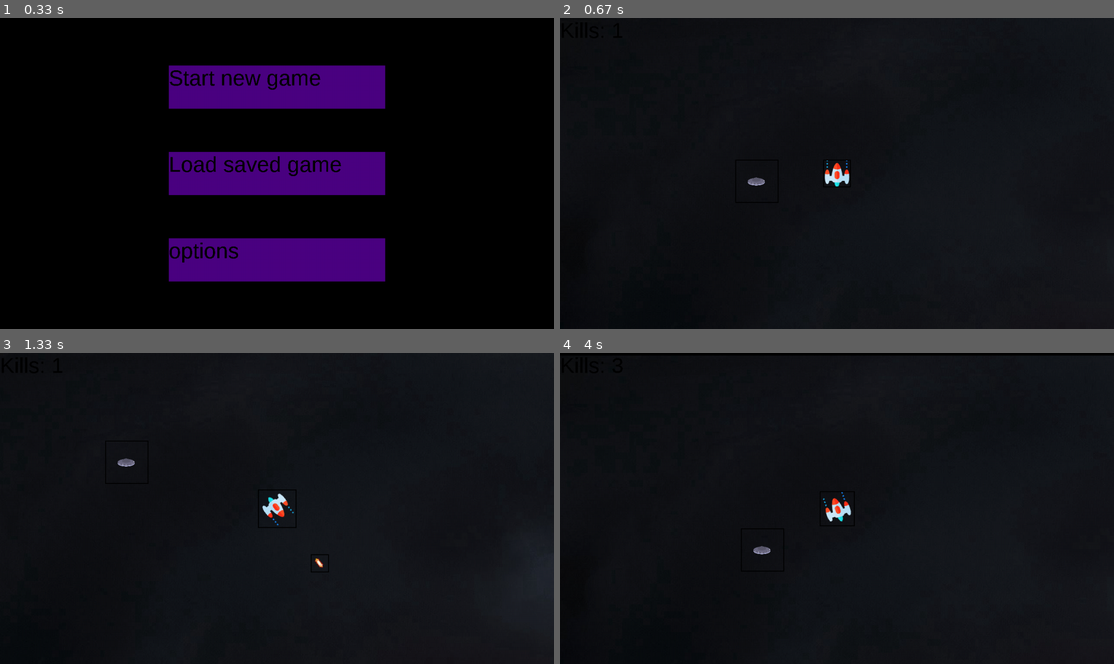
Above: before the commit, frames 1-4 (two rows, left to right).
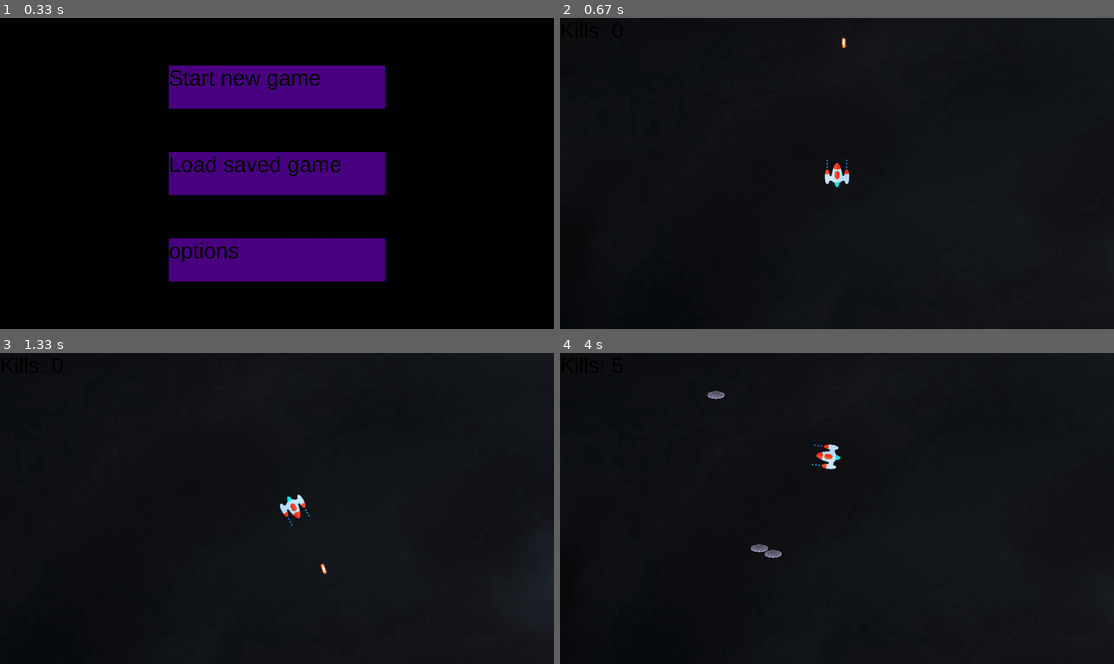
Above: after the commit, the same moments.

Repository: AndreCorreaSantos/Jogo-Pygame
Game: pygame game, started from Main.py
The game is run twice, just before and just after one commit, with the same random seed, the same clock (stepped at 60 frames per second) and the same inputs.
Inputs (mouse positions are in pixels of both pictures, inside the frame that each line leads up to):
- Up to frame 1 (0.33 s): no input
- Up to frame 2 (0.67 s): click "Start new game" at 0.38 s
- Up to frame 3 (1.33 s): hold D 0.67-1.13 s; move the mouse to (454, 499) at 0.7 s; click (332, 576) at 1.22 s
- Up to frame 4 (4 s): hold W 1.5-1.8 s; click (665, 461) at 1.58 s; hold D 1.83-2.3 s; click (1041, 617) at 1.92 s; hold A 2.33-2.87 s; click (692, 393) at 2.42 s; hold S 2.9-3.2 s; click (704, 446) at 2.98 s; hold A 3.23-3.63 s; click (842, 539) at 3.32 s; hold W from 3.67 s (still down); click (820, 455) at 3.75 s

Frame 1 is identical in both runs. In frame 2, 0.1% of the frame differs, in the area x 33-52%, y 6-55%; in frame 3, 0.5%; in frame 4, 0.9%, in the area x 26-100%, y 0-67%.

Commit message:
camera com parallax scrolling

Diff:
--- a/Classes.py
+++ b/Classes.py
@@ -16,7 +16,9 @@
         self.original_image = pygame.transform.rotate(self.original_image,-90)
         self.image = self.original_image
         self.rect = self.image.get_rect()
-        self.pos = (x,y)
+        self.rect.x = x
+        self.rect.y = y
+        self.rect.center = (self.rect.x,self.rect.y)
         self.angle = 0
     def draw(self,screen):
         screen.blit(self.image, (self.rect.center[0]-int(self.image.get_width()/2), self.rect.center[1]-self.image.get_height()/2))
@@ -27,19 +29,14 @@
         rel_x,rel_y = mouse_x - self.rect.center[0], mouse_y - self.rect.center[1]
         self.angle = ((180 / math.pi) * -math.atan2(rel_y, rel_x))
         self.image = pygame.transform.rotate(self.original_image,self.angle)
-        self.rect = self.image.get_rect()
-        self.rect.center = self.pos
-    #def update(self,vx,vy):
-    #    up,down = 0,height,0,width
-    #    if up < self.rect.y + vy:
-    #        self.rect.y += vy
-    #    if down > self.rect.y +vy:
-    #        self.rect.y += vy
-    #    if self.rect.x + vx > -25:
-    #        self.rect.x += vx
-    #    if self.rect.x + vx < width:
-    #        self.rect.x += vx
-
+    def update(self,vx,vy):
+        if self.rect.x + vx > width -self.rect.w or self.rect.x + vx < 0:
+            vx = 0
+        if self.rect.y + vy > height-self.rect.h or self.rect.y + vy < 0:
+            vy = 0
+        self.rect.x += vx
+        self.rect.y += vy
+        self.pos = (self.rect.x,self.rect.y)
 
 class tiro(pygame.sprite.Sprite):
     def __init__(self,player):
@@ -145,11 +142,6 @@
         self.rect.x += dx * v_inv
         self.rect.y += dy * v_inv
 
-
-
-
-
-
 class map(pygame.sprite.Sprite):
     def __init__(self,imagem,x,y):
         pygame.sprite.Sprite.__init__(self)
--- a/Main.py
+++ b/Main.py
@@ -73,7 +73,8 @@
                 menu = False
         if button2.collidepoint((mx,my)):
             if click:
-                pass
+                dammic = pygame.image.load("assets/x.jpg")
+                screen.blit(dammic,(0,0))
         if button3.collidepoint((mx,my)):
             if click:
                 pass
@@ -114,9 +115,9 @@
                 all_sprites.add(bala2)
                 start_t = now_t
         #updatando invasore e tiros
-        tiros.update()
         for i in invasores:
             i.update(mapa)
+        tiros.update()
             #print(i.rect.x)
         #print(len(invasores))
         #checando colisoes, aplicando colisoes e respawnando invasores
@@ -130,30 +131,44 @@
             conta_kills += 1
         #recebendo e aplicando os parametros para fazer o offset da camera
         velocidade = 6
-        vx,vy = camera_update(velocidade)
+        scroll = [0,0]
+        scroll[0] = int((p1.rect.x-scroll[0]-width/2+p1.rect.w/2)/15)
+        scroll[1] = int((p1.rect.y- scroll[1]-height/2+p1.rect.h/2)/15)
+        vpx,vpy = camera_update(velocidade)
         #booleanas para saber se o mapa atingiu limite x ou y do mapa e entao parar de aplicar o offset nas outras entidades.
         testex,testey = mapa.offset()
-        mapa.rect.x += vx
-        mapa.rect.y += vy
+        #mapa.rect.x += vx
+        #mapa.rect.y += vy
         mapa.draw(screen)
+        scroll[0] = -scroll[0]
+        scroll[1] = -scroll[1]
+        mapa.rect.x += scroll[0]
+        mapa.rect.y += scroll[1]
         for i in all_sprites:
             if type(i) == player:
+                i.update(-vpx,-vpy)
                 i.rotate()
+                if testex:
+                    i.rect.x += scroll[0]
+                if testey:
+                    i.rect.y += scroll[1]
                 i.draw(screen)
             elif type(i) == invasor:
                 if testex:
-                    i.rect.x += vx
+                    i.rect.x += scroll[0]
                 if testey:
-                    i.rect.y += vy
+                 i.rect.y += scroll[1]
                 i.move_towards_player(p1)
-                i.draw(screen)
+                #i.draw(screen)
+                screen.blit(i.image,(i.rect.x+scroll[0],i.rect.y+scroll[1]))
             else:
                 if testex:
-                    i.rect.x += vx
+                    i.rect.x += scroll[0]
                 if testey:
-                    i.rect.y += vy
-                i.draw(screen)
-
+                    i.rect.y += scroll[1]
+                #i.draw(screen)
+                screen.blit(i.image,(i.rect.x+scroll[0],i.rect.y+scroll[1]))
+        #troca mapa
         if conta_kills > 50:
             mapa = mapa2
         if conta_kills > 100:
@@ -163,6 +178,7 @@
         screen.blit(textsurface,(0,0))
 
         #funcao para desenhar a hitbox dos sprites, debug
-        draw_hb(all_sprites,screen)
-        p1.draw_hitbox(screen)
+        #draw_hb(all_sprites,screen)
+        #p1.draw_hitbox(screen)
+        #pygame.draw.circle(screen, (0, 0, 0), (width/2, height/2), 10) #--> centro da tela
     pygame.display.update()
Binary file added: assets/x.jpg
